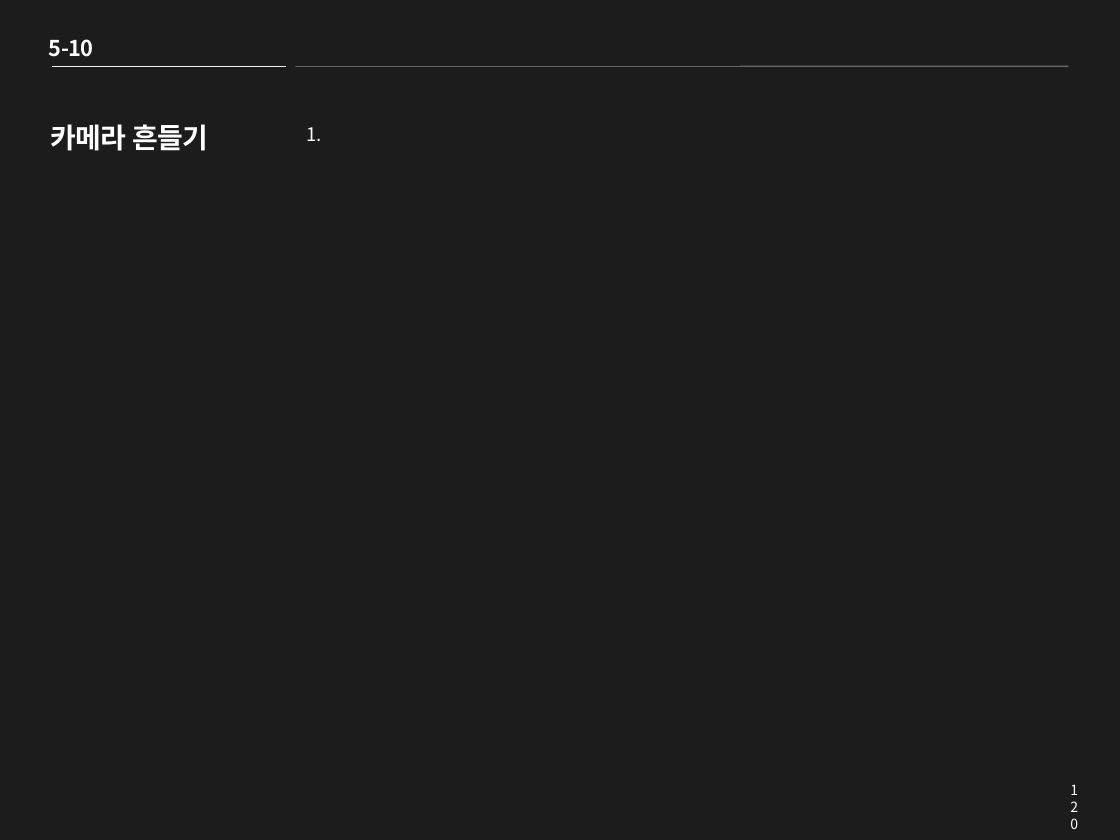
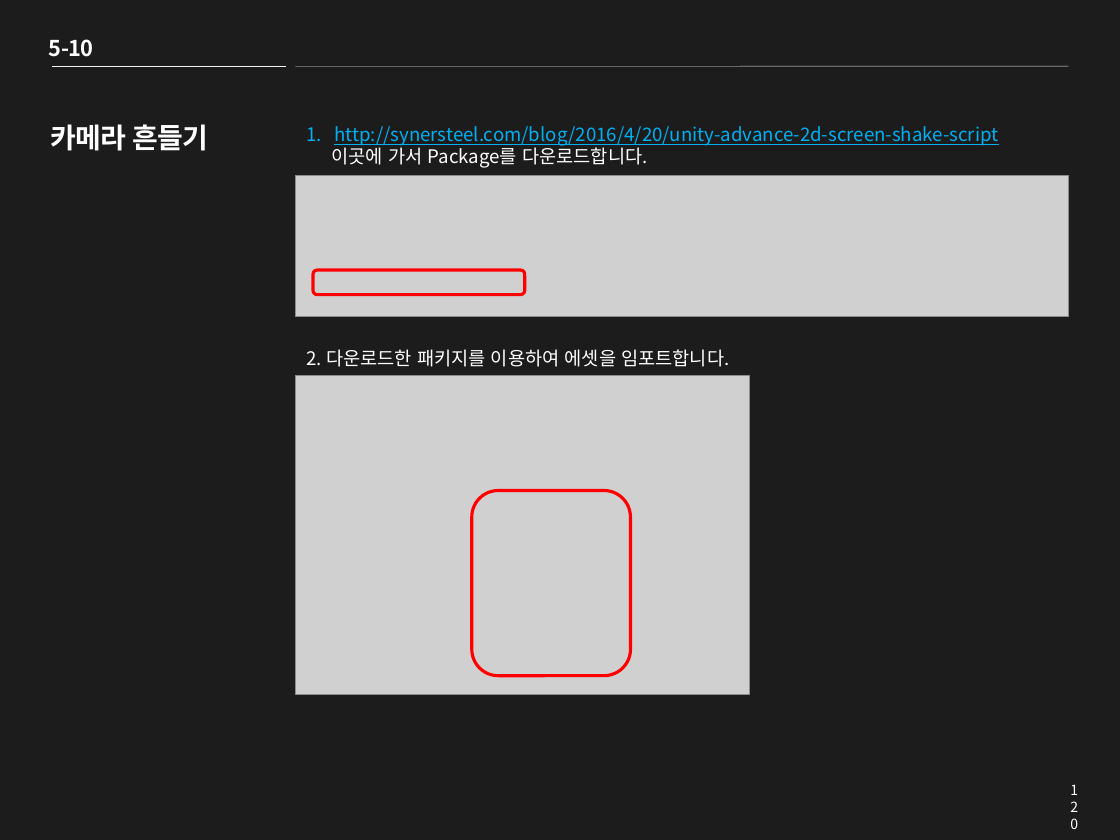
Before and after one commit to clianor/Unity-2D-Roguelike-tutorial, a slide deck: slide 120 of Roguelike PPT.pptx. Drawn at 1120x840 pixels with LibreOffice and Linux fonts; fonts in the diff are those of the drawing; grey boxes stand for pictures. Boxes give left, top, right and bottom in pixels: in the first picture for what was removed or moved away, otherwise in the second. Text is boxed around its words. In the diff, an @@ line names an element or a change of style, - is before the commit and + after.

Commit message:
Camera Shake

```diff
--- a/Roguelike PPT.pptx
+++ b/Roguelike PPT.pptx
@@ text removed at (306,127,322,141) @@
-1.
@@ text added at (306,126,998,367), 12 pt, text #00B0F0, underline @@
+1. http://synersteel.com/blog/2016/4/20/unity-advance-2d-screen-shake-script
+이곳에 가서 Package를 다운로드합니다.
+2. 다운로드한 패키지를 이용하여 에셋을 임포트합니다.
@@ picture added at (296,176,1068,317) @@
@@ rounded rectangle added at (314,270,525,295), outline #FF0000 2 pt @@
@@ picture added at (296,376,749,694) @@
@@ rounded rectangle added at (472,491,631,675), outline #FF0000 2 pt @@
```
Also in this commit, not shown: 4 other slides changed, 27 other files.
